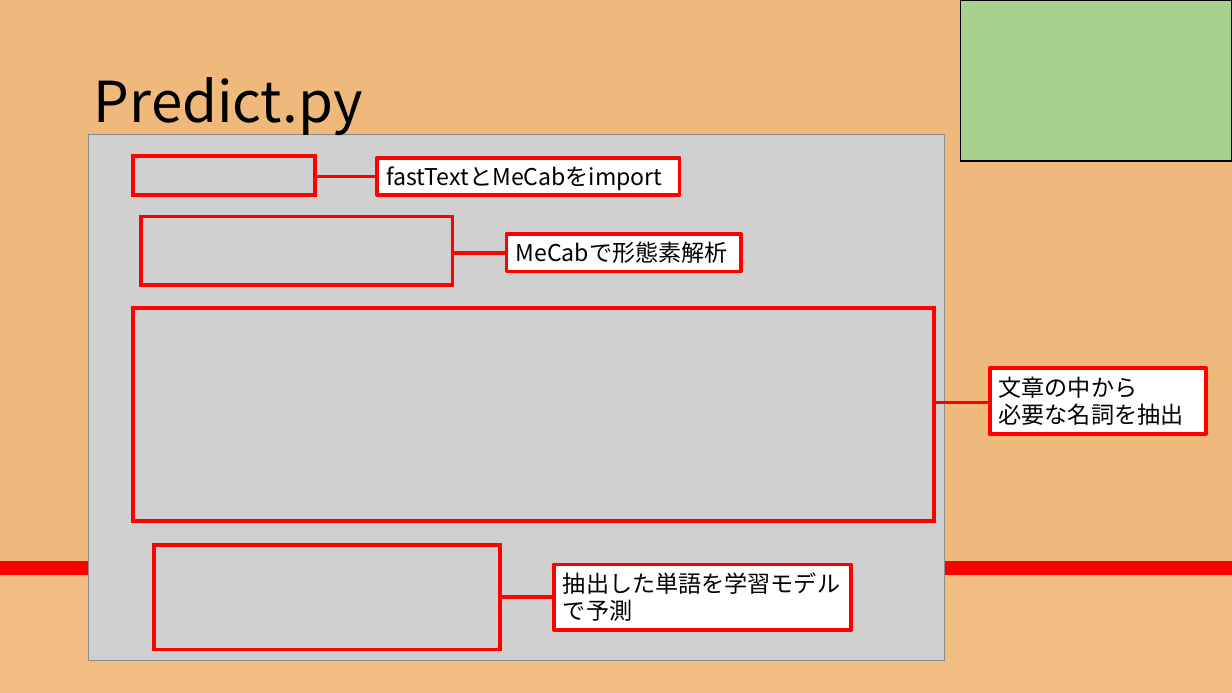
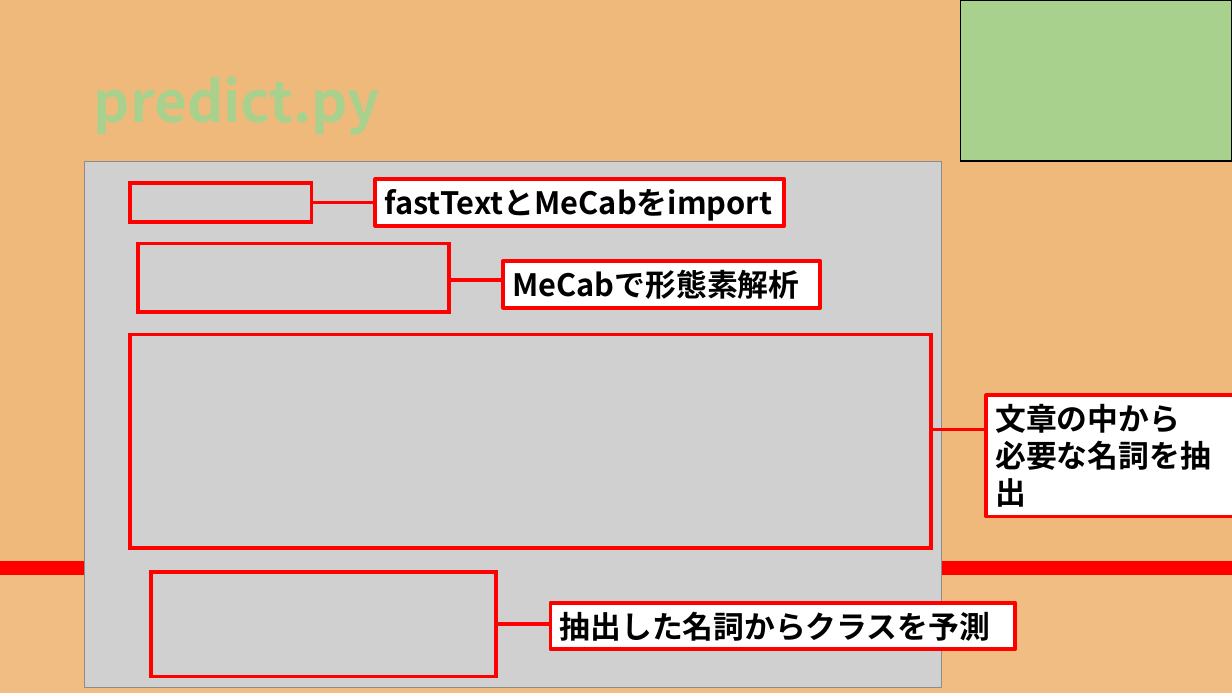
Before and after one commit to RikiishiSuzunosuke/AIspeaker_yosie, a slide deck: slide 22 of presentation/AIスピーカー開発_3_main.pptx. Drawn at 1232x693 pixels with LibreOffice and Linux fonts; fonts in the diff are those of the drawing; grey boxes stand for pictures. Boxes give left, top, right and bottom in pixels: in the first picture for what was removed or moved away, otherwise in the second. Text is boxed around its words. In the diff, an @@ line names an element or a change of style, - is before the commit and + after.

Commit message:
ppt update

```diff
--- a/presentation/AIスピーカー開発_3_main.pptx
+++ b/presentation/AIスピーカー開発_3_main.pptx
@@ title removed at (x1=94, y1=77, x2=363, y2=137) @@
-Predict.py
@@ rectangle "fastTextとMeCabをimport" resized from (x1=377, y1=158, x2=679, y2=195) to (x1=375, y1=179, x2=785, y2=226) @@
@@ 4 rectangles, 4 lines, 1 picture moved together from (x1=88, y1=134, x2=989, y2=661) to (x1=85, y1=161, x2=985, y2=688) @@
@@ rectangle "MeCabで形態素解析" resized from (x1=506, y1=234, x2=741, y2=271) to (x1=504, y1=262, x2=821, y2=308) @@
@@ size 18 to 24 pt, bold on in 3 elements at (x1=504, y1=262, x2=821, y2=308), (x1=375, y1=179, x2=785, y2=226), (x1=986, y1=396, x2=1232, y2=517) @@
@@ rectangle "文章の中から" resized from (x1=990, y1=369, x2=1206, y2=434) to (x1=986, y1=396, x2=1232, y2=517) @@
@@ rectangle "抽出した名詞からクラスを予測" resized from (x1=554, y1=565, x2=851, y2=630) to (x1=551, y1=603, x2=1016, y2=649) @@
@@ text in rectangle at (x1=560, y1=611, x2=991, y2=641): text changed; size 18 to 24 pt; bold on @@
-抽出した単語を学習モデル
-で予測
+抽出した名詞からクラスを予測
```
Also in this commit, not shown: 10 other slides changed.
